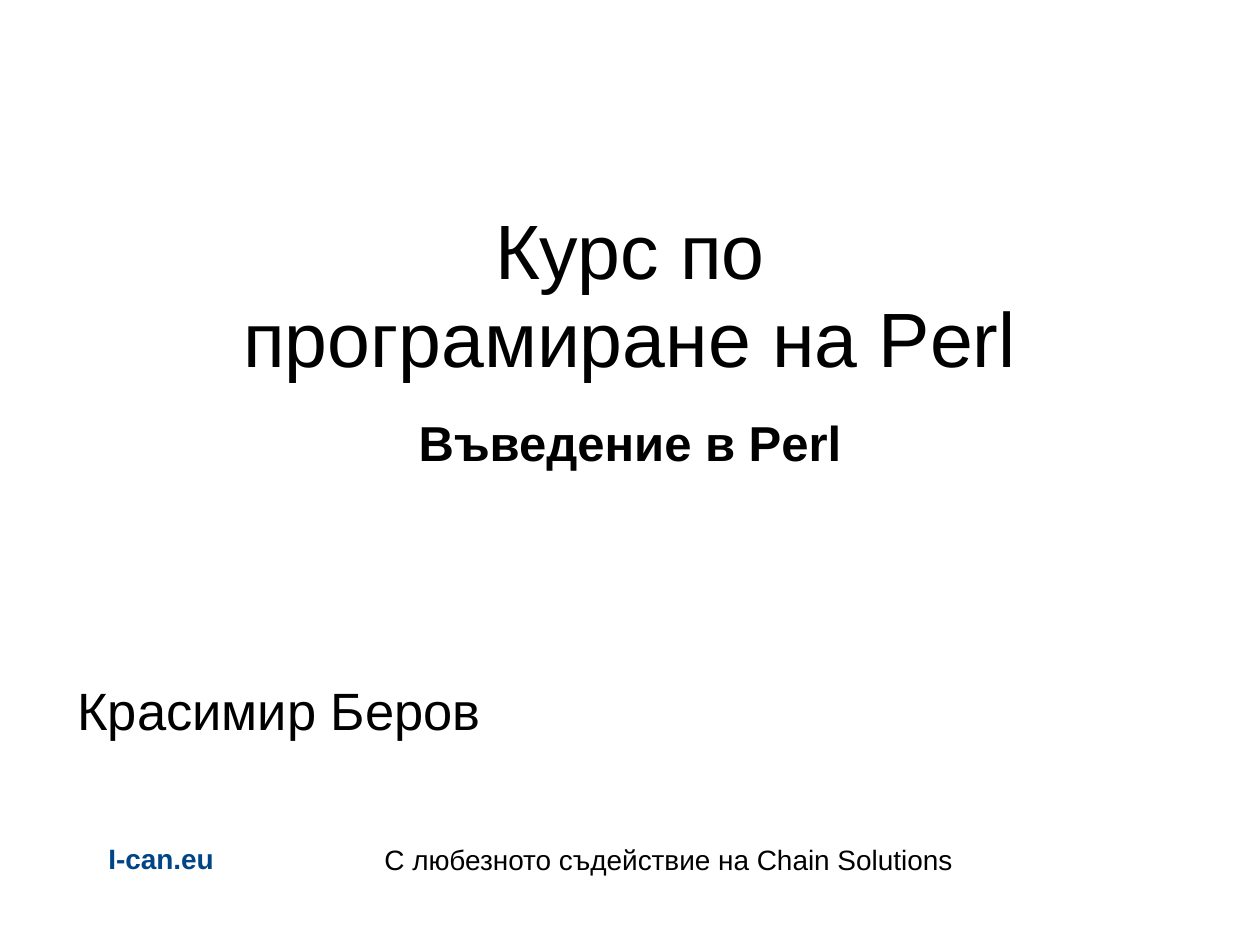
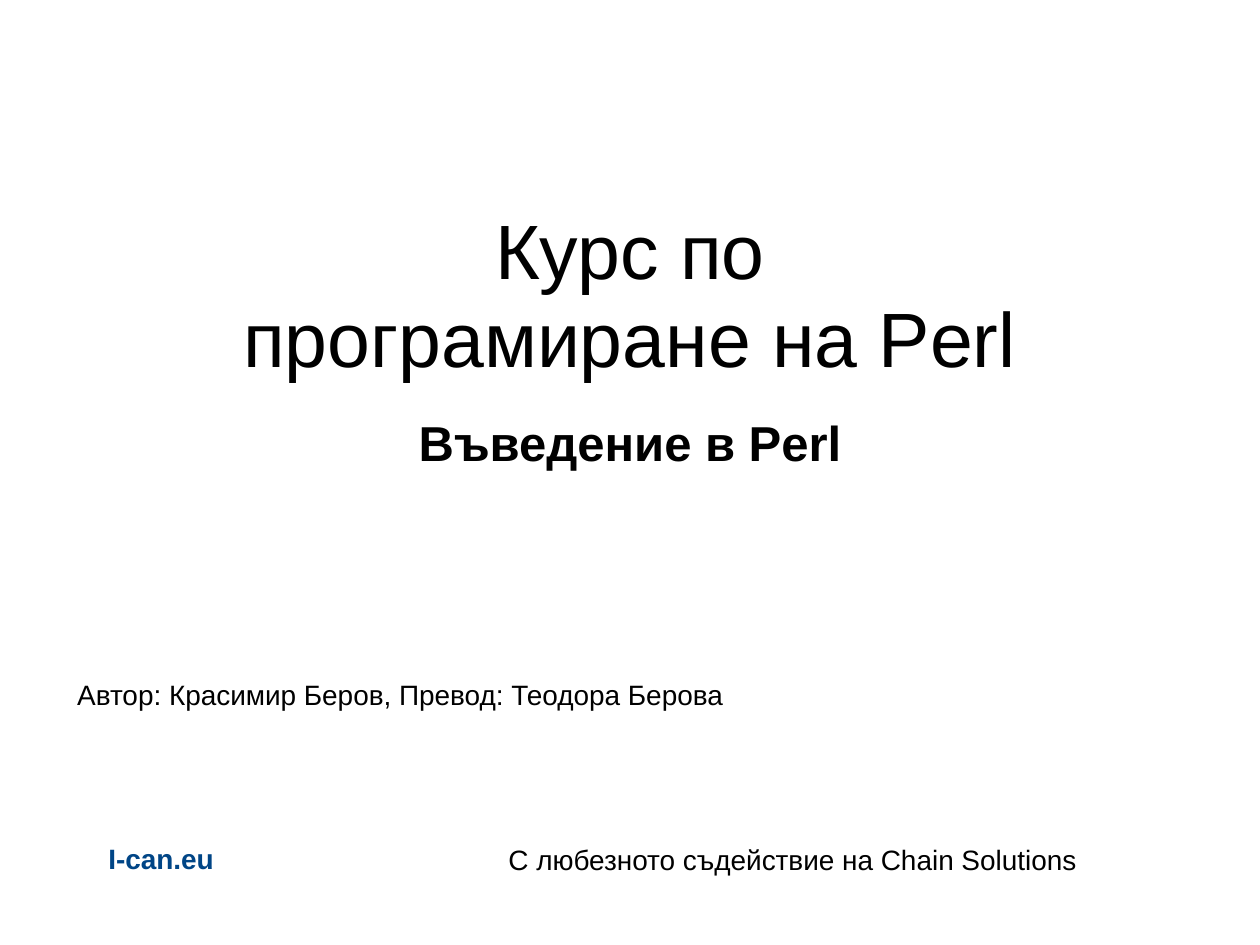
Before and after one commit to kberov/PerlProgrammingCourse, a slide deck: slide 1 of 01_intro_bg.odp. Drawn at 1260x945 pixels with LibreOffice and Linux fonts; fonts in the diff are those of the drawing; background and template pictures are left out. Boxes give left, top, right and bottom in pixels: in the first picture for what was removed or moved away, otherwise in the second. Text is boxed around its words. In the diff, an @@ line names an element or a change of style, - is before the commit and + after.

Commit message:
updated Bulgarian translation of 01

```diff
--- a/01_intro_bg.odp
+++ b/01_intro_bg.odp
@@ text at box(77, 685, 723, 710): text changed; size 30 to 16 pt @@
-Красимир Беров
+Автор: Красимир Беров, Превод: Теодора Берова
@@ text "С любезното съдействие на Chain ...": place and size @@
-text "С любезното съдействие на Chain ..." at box(384, 849, 952, 876)
+text "С любезното съдействие на Chain ..." at box(508, 849, 1076, 876)
```
